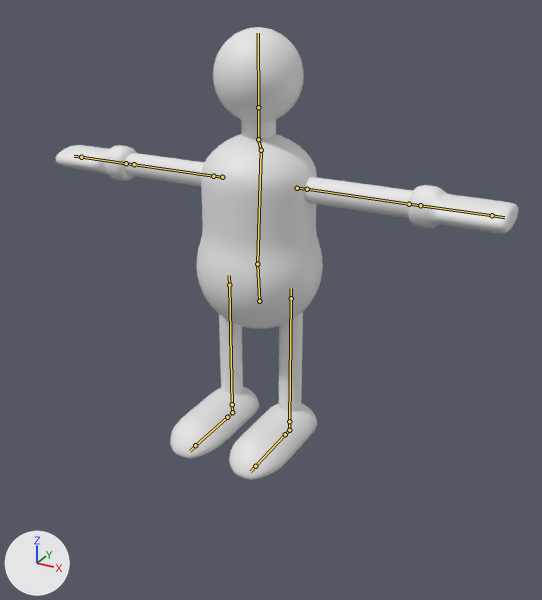
The Blender file Assets/meshes/rubber_man.blend as it was, and as the next commit left it.
The view is the same before and after, from a 50 mm camera at (0.834, -1.461, 1.084) aimed at (0.041, -0.017, 0.363). Arrows for +X, +Y and +Z are at lower left; the lights stay in place. The bones that bend it are drawn over the model as lines.

The first picture shows 'RubberBuddy'.
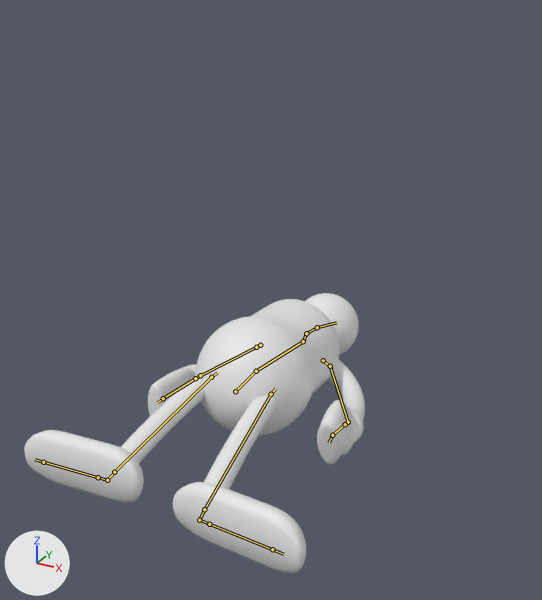
The newer file adds an action. The first version stands in its rest pose; the second is drawn at frame 1 of the action 'dead'.

Pixel boxes (x1, y1, x2, y2) of what changed, in the pictures (542 x 600 px):
'RubberBuddy', posed (26% narrower, 38% shorter)
    before: (56, 27, 518, 480)
    after: (24, 293, 365, 573)
bone 'BodyStart', root to tip
    before: (259, 301) to (257, 264)
    after: (235, 391) to (256, 371)
bone 'BodyEnd', root to tip
    before: (261, 150) to (258, 139)
    after: (303, 341) to (306, 333)
bone 'Neck', root to tip
    before: (258, 139) to (258, 107)
    after: (306, 333) to (317, 327)
bone 'Head', root to tip
    before: (258, 107) to (258, 33)
    after: (317, 327) to (336, 322)
bone 'ArmEnd.L', root to tip
    before: (409, 204) to (420, 205)
    after: (348, 422) to (345, 424)
bone 'HandEnd.L', root to tip
    before: (492, 215) to (504, 217)
    after: (332, 435) to (329, 442)
bone 'ArmEnd.R', root to tip
    before: (134, 164) to (126, 163)
    after: (200, 375) to (195, 378)
bone 'HandEnd.R', root to tip
    before: (81, 157) to (74, 156)
    after: (163, 398) to (157, 402)

The change in detail:
Bone 'HipCtrl' (bone_hipctrl) moves from (0.0, 0.0, 0.0) to (-0.01, 0.288, -0.006).
Bone 'HipCtrl' (bone_hipctrl) turns from (0, 0, 0) to (-81, 0, 0) degrees about its own x, y and z.
Bone 'BodyStart' (bone_bodystart) turns from (0, 0, 0) to (0, 0, -10) degrees about its own x, y and z.
Bone 'BodyEnd' (bone_bodyend) moves from (0.0, 0.0, 0.0) to (0.007, -0.006, 0.0).
Bone 'BodyEnd' (bone_bodyend) turns from (0, 0, 0) to (0, 0, -80) degrees about its own x, y and z.
Bone 'Neck' (bone_neck) turns from (0, 0, 0) to (0, 0, -98) degrees about its own x, y and z.
Bone 'Head' (bone_head) turns from (0, 0, 0) to (-1, 2, -9) degrees about its own x, y and z.
Bone 'ArmEnd.L' (bone_armend_l) moves from (0.0, 0.0, 0.0) to (0.17, -0.114, -0.028).
Bone 'HandEnd.L' (bone_handend_l) moves from (0.0, 0.0, 0.0) to (0.298, -0.266, 0.044).
Bone 'HandEnd.L' (bone_handend_l) turns from (0, 0, 0) to (0, 0, -84) degrees about its own x, y and z.
Bone 'ArmEnd.R' (bone_armend_r) moves from (0.0, 0.0, 0.0) to (-0.125, -0.129, -0.059).
Bone 'HandEnd.R' (bone_handend_r) moves from (0.0, 0.0, 0.0) to (-0.293, -0.298, -0.012).
Bone 'HandEnd.R' (bone_handend_r) turns from (0, 0, 0) to (13, -1, 94) degrees about its own x, y and z.
Bone 'FootCtrl.L' (bone_footctrl_l) moves from (0.0, 0.0, 0.0) to (0.036, -0.463, 0.064).
Bone 'FootCtrl.L' (bone_footctrl_l) turns from (0, 0, 0) to (-86, 87, 0) degrees about its own x, y and z.
Bone 'FootCtrl.R' (bone_footctrl_r) moves from (0.0, 0.0, 0.0) to (-0.036, -0.458, 0.07).
Bone 'FootCtrl.R' (bone_footctrl_r) turns from (0, 0, 0) to (-86, -91, 0) degrees about its own x, y and z.
Bone 'Knee.L' (bone_knee_l) moves from (0.0, 0.0, 0.0) to (0.015, 0.155, -0.157).
Bone 'Elbow.L' (bone_elbow_l) moves from (0.0, 0.0, 0.0) to (0.049, 0.0, -0.005).
Bone 'Knee.R' (bone_knee_r) moves from (0.0, 0.0, 0.0) to (-0.017, 0.155, -0.155).
Bone 'Elbow.R' (bone_elbow_r) moves from (0.0, 0.0, 0.0) to (-0.032, 0.0, 0.001).
